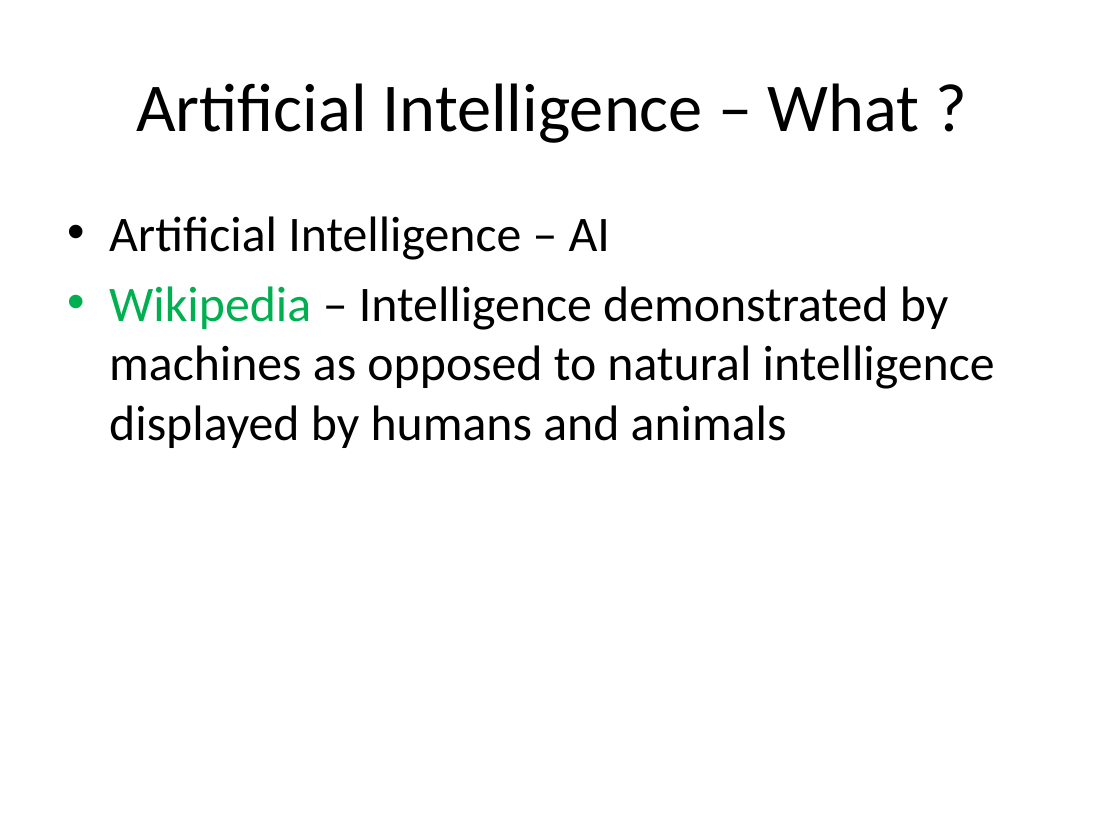
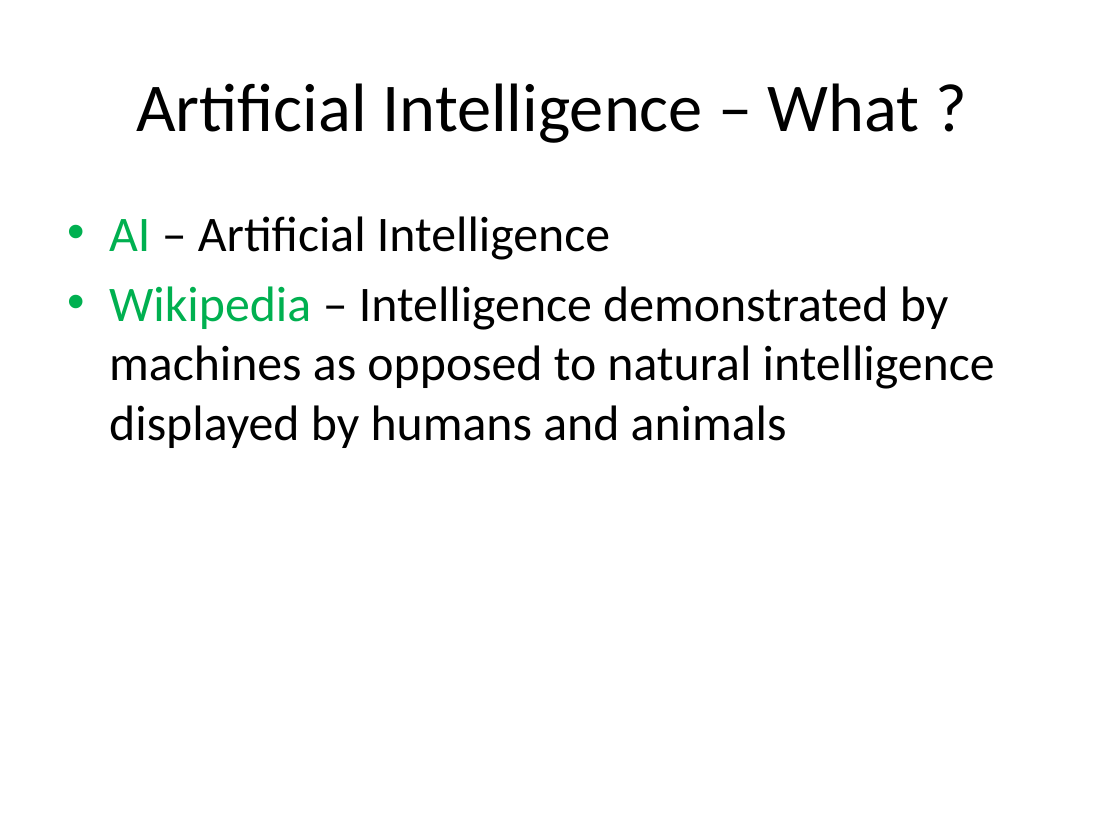
Before and after one commit to look4pritam/ArtificialIntelligence, a slide deck: slide 3 of presentations/AI/ArtificialIntelligence.pptx. Drawn at 1120x840 pixels with LibreOffice and Linux fonts; fonts in the diff are those of the drawing. Boxes give left, top, right and bottom in pixels: in the first picture for what was removed or moved away, otherwise in the second. Text is boxed around its words. In the diff, an @@ line names an element or a change of style, - is before the commit and + after.

```diff
--- a/presentations/AI/ArtificialIntelligence.pptx
+++ b/presentations/AI/ArtificialIntelligence.pptx
@@ text at (109, 216, 610, 260): text changed @@
-• Artificial Intelligence – AI
+• AI – Artificial Intelligence
```
Also in this commit, not shown: 8 other slides changed, 20 slides added.
